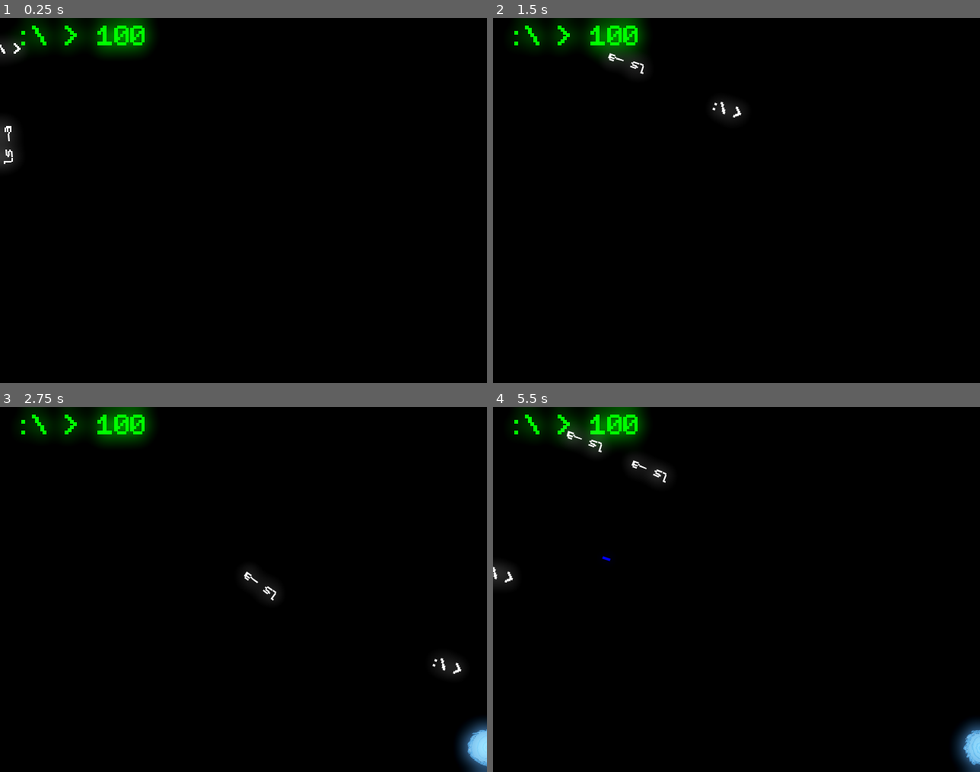
Above: before the commit, frames 1-4 (two rows, left to right).
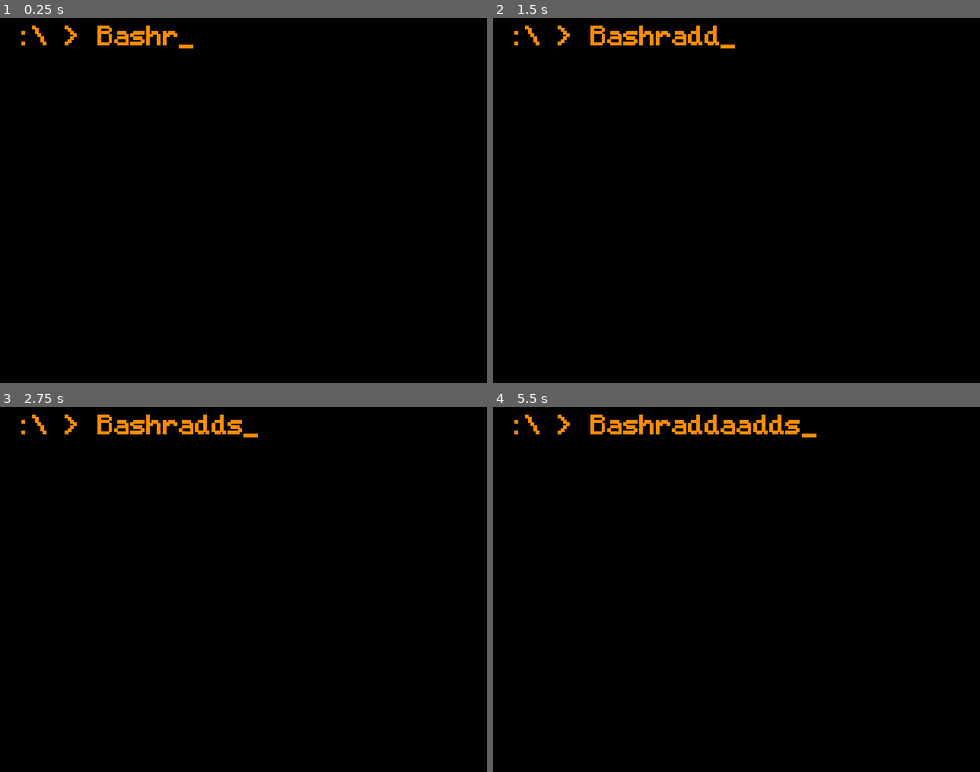
Above: after the commit, the same moments.

Repository: ThePangel/Bashr
Game: Godot game, scene res://startMenu.tscn
The game is run twice, just before and just after one commit, with the same random seed, the same clock (stepped at 60 frames per second) and the same inputs. Before the commit the project starts from res://Terminaltscn.tscn.
Inputs:
- Up to frame 1 (0.25 s): no input
- Up to frame 2 (1.5 s): tap Enter at 0.5 s; hold Right (ui_right) 0.53-1.28 s; tap A (A) at 0.6 s; tap D (D) at 0.8, 1.35 s; hold Down (ui_down) from 1.28 s (still down)
- Up to frame 3 (2.75 s): tap S (S) at 1.55, 2.1 s; release Down (ui_down) at 2.03 s; hold Right (ui_right) from 2.03 s (still down); tap Backspace at 2.3 s
- Up to frame 4 (5.5 s): release Right (ui_right) at 2.78 s; hold Up (ui_up) 2.78-3.53 s; tap Backspace at 2.85 s; tap Enter at 3.05, 3.6 s; hold Left (ui_left) 3.53-5.03 s; tap A (A) at 3.8, 4.35 s; tap D (D) at 4.55, 5.1 s; hold Down (ui_down) from 5.03 s (still down); tap S (S) at 5.3 s

The runs differ from the first frame. In frame 1, 2.7% of the frame differs, in the area x 0-40%, y 0-42%; in frame 2, 2.8%; in frame 3, 3.4%; in frame 4, 4.0%, in the area x 0-100%, y 0-100%.

Commit message:
added simple menu

Diff:
--- a/BattleScreen.gd
+++ b/BattleScreen.gd
@@ -5,7 +5,7 @@
 func _ready() -> void:
 	var player = player.instantiate()
 	get_tree().get_current_scene().add_child(player)
-
+	await get_tree().create_timer(5).timeout
 	for n in range(10):
 		var ls = lsEnemy.instantiate()
 		get_tree().get_current_scene().add_child(ls)
--- a/lsEnemy.gd
+++ b/lsEnemy.gd
@@ -2,20 +2,20 @@
 
 
 func _on_body_entered(_body: Node2D) -> void:
-    Global.health -= 10
-    emit_signal("health_changed", Global.health)
+	Global.health -= 10
+	emit_signal("health_changed", Global.health)
 
 func _physics_process(delta: float) -> void:
-    var player = get_parent().get_node("Player")
-    var direction = (player.global_position - global_position).normalized()
-    look_at(player.global_position.normalized())
-    global_position += direction * delta * 200
+	var player = get_parent().get_node("Player")
+	var direction = (player.global_position - global_position).normalized()
+	look_at(player.global_position.normalized())
+	global_position += direction * delta * 200
 
 
 
 
 
 func _on_area_entered(area: Area2D) -> void:
-    if area.is_in_group("bullets"):
-        area.queue_free()
-        queue_free()
+	if area.is_in_group("bullets"):
+		area.queue_free()
+		queue_free()
--- /dev/null
+++ b/menuTerminal.gd
@@ -0,0 +1,21 @@
+extends Label
+
+func _ready() -> void:
+	text = ":\\ > Bashr_"
+
+
+func _unhandled_input(event : InputEvent) -> void:
+	if event is InputEventKey and event.is_pressed():
+		var key_event := event as InputEventKey
+		if !(key_event.keycode & KEY_SPECIAL) and text.length() < 25:
+			var letter := String.chr(key_event.unicode)
+			text = text.left(text.length() - 1)
+			text = text + letter + "_"
+			accept_event()
+
+		if key_event.keycode == KEY_BACKSPACE and text.length() > 6 :
+
+			text = text.left(text.length() - 2)
+			text = text + "_"
+		if key_event.keycode == KEY_ENTER and text == ":\\ > start_":
+			get_tree().change_scene_to_file("res://Terminaltscn.tscn")
--- a/project.godot
+++ b/project.godot
@@ -11,7 +11,7 @@
 [application]
 
 config/name="basher"
-run/main_scene="res://Terminaltscn.tscn"
+run/main_scene="uid://ds7n0acnxss2m"
 config/features=PackedStringArray("4.4", "GL Compatibility")
 boot_splash/bg_color=Color(0, 0, 0, 1)
 config/icon="res://icon.svg"
--- /dev/null
+++ b/startMenu.tscn
@@ -0,0 +1,21 @@
+[gd_scene load_steps=3 format=3 uid="uid://ds7n0acnxss2m"]
+
+[ext_resource type="FontFile" uid="uid://brcq3iqboltui" path="res://Fonts/PixelCode-Bold.ttf" id="1_1ydhs"]
+[ext_resource type="Script" uid="uid://b1eeedjfw7yq1" path="res://menuTerminal.gd" id="2_rr6mw"]
+
+[node name="Node2D" type="Node2D"]
+
+[node name="ColorRect" type="ColorRect" parent="."]
+offset_right = 692.0
+offset_bottom = 491.0
+color = Color(0, 0, 0, 1)
+
+[node name="Label" type="Label" parent="."]
+offset_left = 21.0
+offset_right = 691.0
+offset_bottom = 90.0
+theme_override_colors/font_color = Color(1, 0.552, 0, 1)
+theme_override_fonts/font = ExtResource("1_1ydhs")
+theme_override_font_sizes/font_size = 32
+text = ":\\ > Bashr!_"
+script = ExtResource("2_rr6mw")
Not shown, added: menuTerminal.gd.uid
Not shown, changed: addons/godot_super-wakatime/README.md
